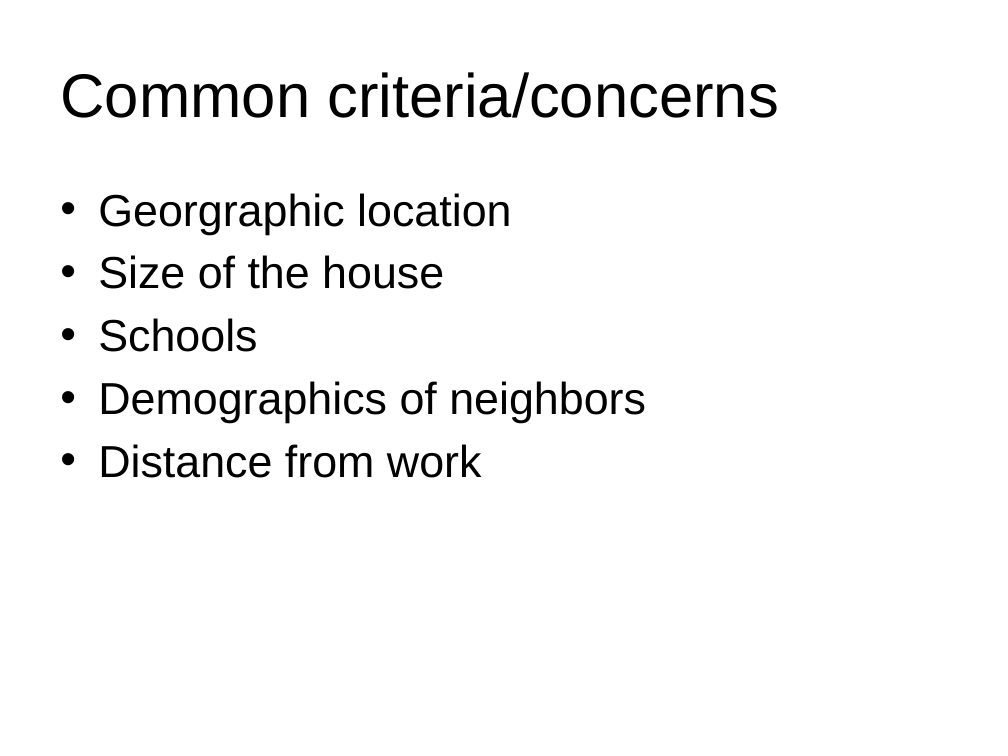
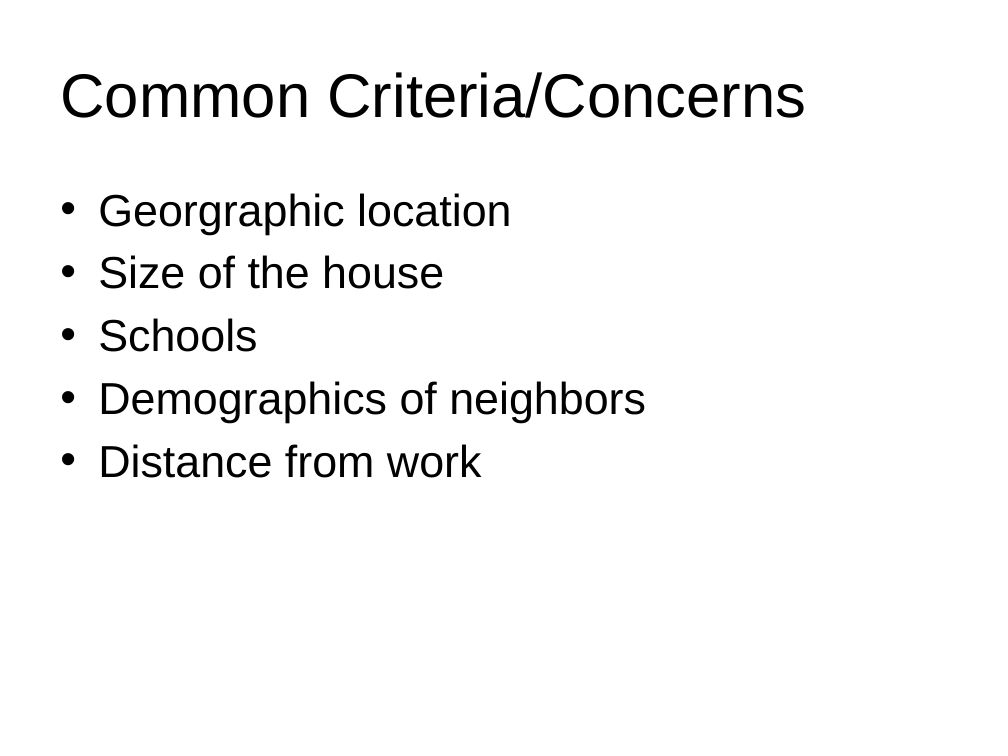
Before and after one commit to taposh/decision_science, a slide deck: slide 3 of Final_Presentation.pptx. Drawn at 1008x756 pixels with LibreOffice and Linux fonts; fonts in the diff are those of the drawing; background and template pictures are left out. Boxes give left, top, right and bottom in pixels: in the first picture for what was removed or moved away, otherwise in the second. Text is boxed around its words. In the diff, an @@ line names an element or a change of style, - is before the commit and + after.

```diff
--- a/Final_Presentation.pptx
+++ b/Final_Presentation.pptx
@@ title at [60, 72, 806, 118]: text changed @@
-Common criteria/concerns
+Common Criteria/Concerns
```
Also in this commit, not shown: 3 other slides changed.
